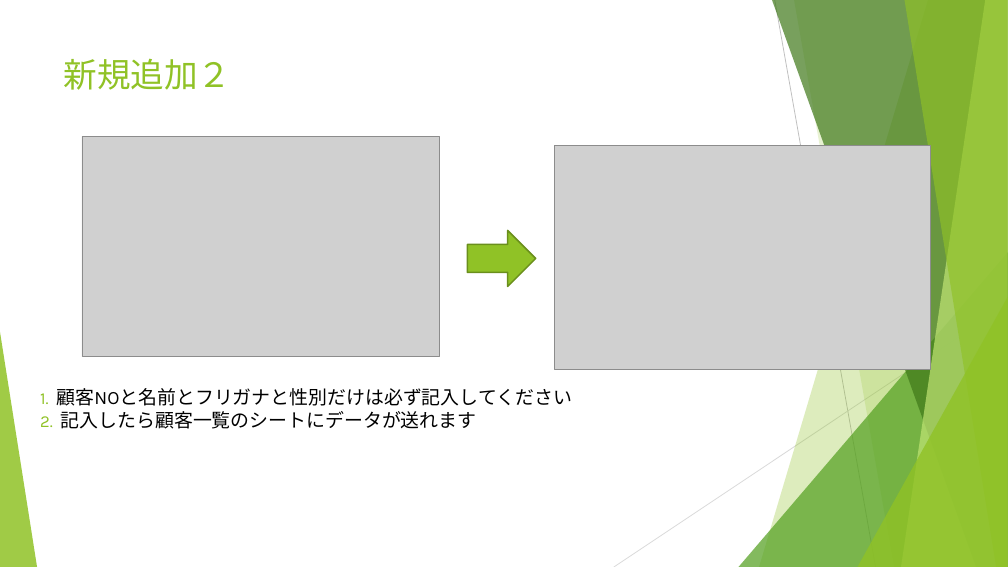
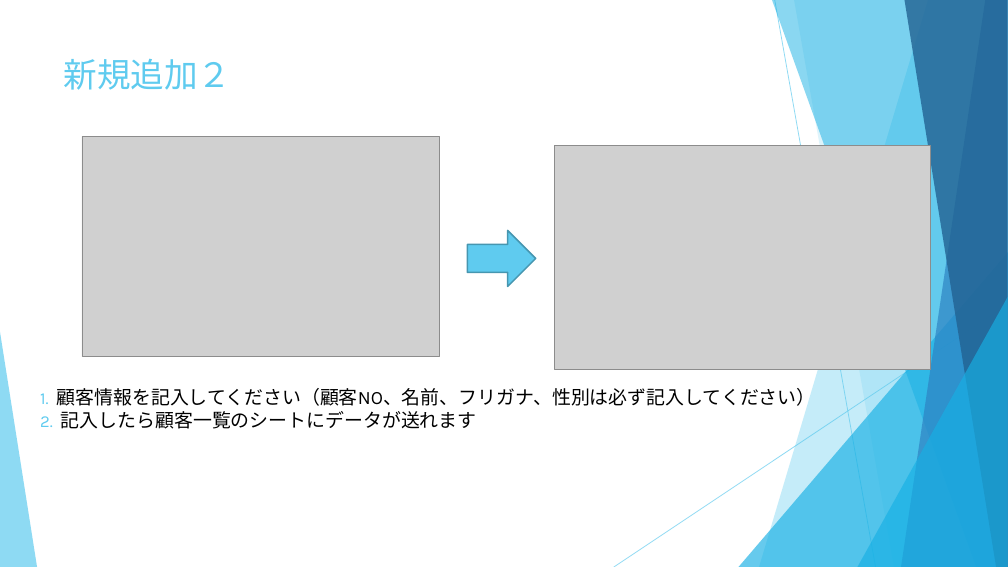
Before and after one commit to kouki1311/VBAcustomer, a slide deck: slide 3 of 顧客管理マニュアル.pptx. Drawn at 1008x567 pixels with LibreOffice and Linux fonts; fonts in the diff are those of the drawing; grey boxes stand for pictures. Boxes give left, top, right and bottom in pixels: in the first picture for what was removed or moved away, otherwise in the second. Text is boxed around its words. In the diff, an @@ line names an element or a change of style, - is before the commit and + after.

```diff
--- a/顧客管理マニュアル.pptx
+++ b/顧客管理マニュアル.pptx
@@ freeform shape at <box>759,0,1008,567</box>: fill #90C226 at 30% opacity to #5FCBEF at 36% opacity @@
@@ freeform shape at <box>772,0,1008,567</box>: fill #3F7819 at 70% opacity to #17B0E4 at 50% opacity @@
@@ line (775, 0) - (876, 567): stroke #BFBFBF 0.75 pt to #5FCBEF 0.75 pt @@
@@ freeform shape at <box>794,0,1008,567</box>: fill #90C226 at 20% opacity to #5FCBEF at 20% opacity @@
@@ freeform shape at <box>901,0,1008,567</box>: fill #C0E474 at 70% opacity to #2E83C3 at 70% opacity @@
@@ freeform shape at <box>904,0,1008,567</box>: fill #90C226 at 65% opacity to #226292 at 80% opacity @@
@@ title "新規追加２" at <box>64,59,232,90</box>: text colour #90C226 to #5FCBEF @@
@@ right arrow at <box>467,231,535,287</box>: fill #90C226 to #5FCBEF; outline #6B901C 1.5 pt to #4696B1 1.5 pt @@
@@ triangle at <box>739,252,1008,567</box>: fill #54A021 at 72% opacity to #17B0E4 at 66% opacity @@
@@ triangle at <box>858,297,1008,567</box>: fill #90C226 at 80% opacity to #17B0E4 at 66% opacity @@
@@ line (1008, 305) - (614, 567): stroke #D9D9D9 0.75 pt to #5FCBEF 0.75 pt @@
@@ triangle at <box>0,332,37,567</box>: fill #90C226 at 85% opacity to #5FCBEF at 70% opacity @@
@@ text at <box>40,385,816,410</box>: text changed @@
-1. 顧客NOと名前とフリガナと性別だけは必ず記入してください
+1. 顧客情報を記入してください（顧客NO、名前、フリガナ、性別は必ず記入してください）
@@ text at <box>40,411,477,429</box>: text colour #90C226 to #5FCBEF in "2." @@
```
Also in this commit, not shown: 10 other slides changed.
